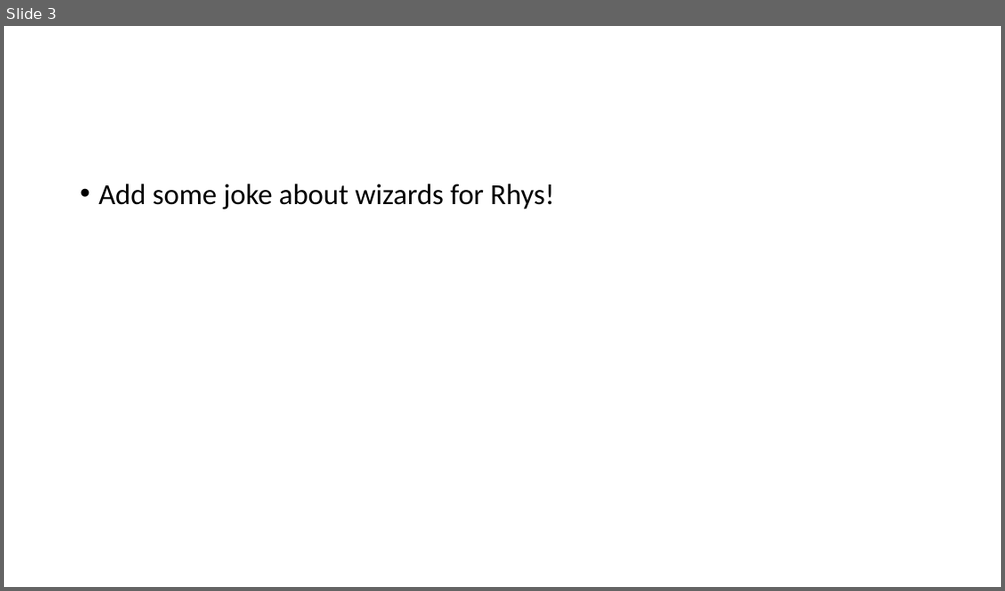
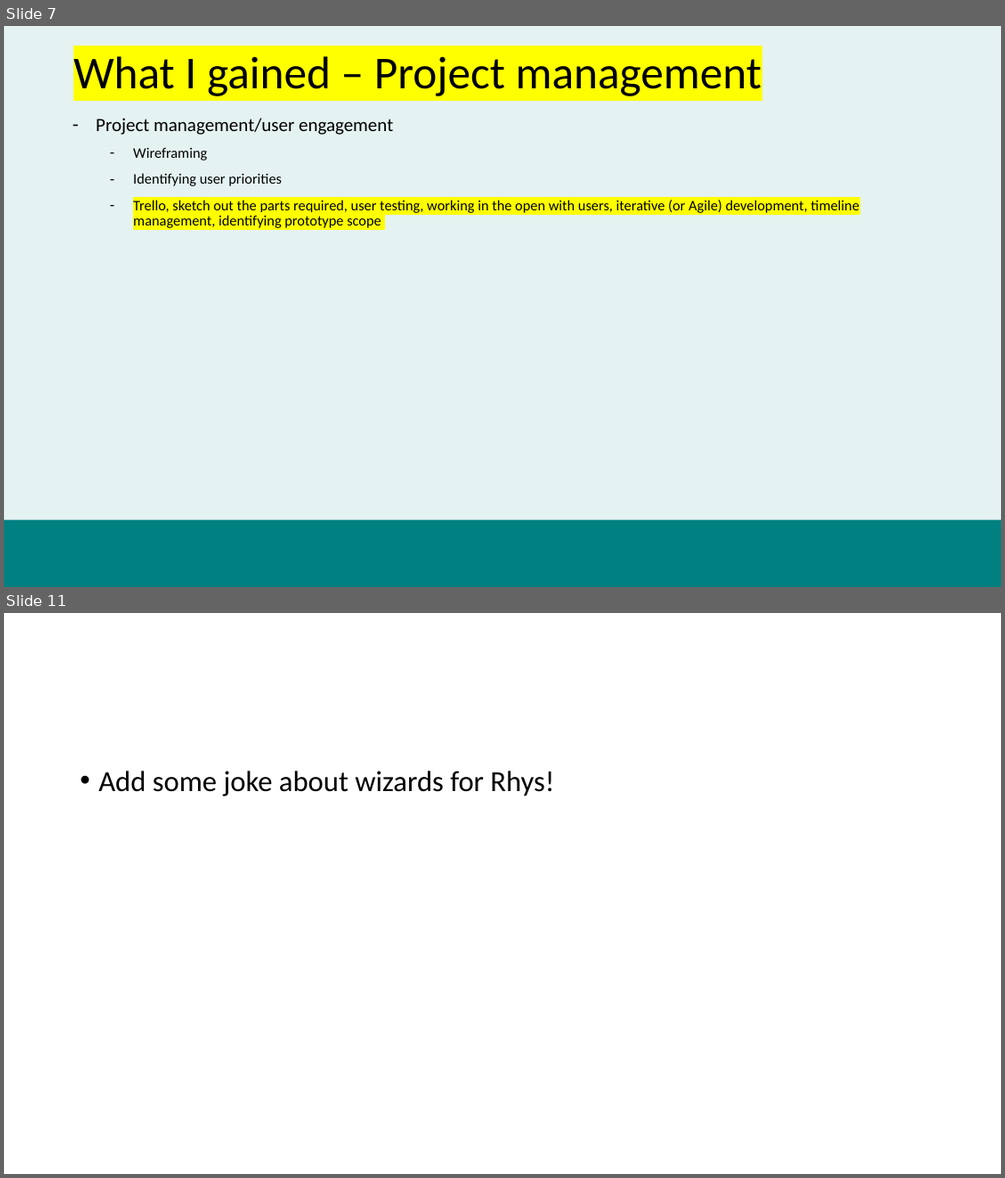
Before and after one commit to datasciencecampus/uk-parliament-stats, a slide deck: user-engagement/fpp-presentation.pptx. Shown one above the other, each under a label of ours: slide 3 before the commit, slides 7 and 11 after it; the slides between them are not shown. The pictures are 1005x591 and 1005x1178 pixels, drawn with LibreOffice and Linux fonts; fonts in the diff are those of the drawing; background and template pictures are left out. Boxes give left, top, right and bottom in pixels: in the first picture for what was removed or moved away, otherwise in the second. Text is boxed around its words. In the diff, an @@ line names an element or a change of style, - is before the commit and + after.

```diff
--- a/user-engagement/fpp-presentation.pptx
+++ b/user-engagement/fpp-presentation.pptx
@@ slide 7 added at (4, 26, 1001, 587), background #008080 at 10% opacity @@
@@ title added at (73, 56, 761, 96), 44 pt, text #000000 @@
+What I gained – Project management
@@ text added at (96, 118, 859, 228), 14 pt, text #000000 @@
+– Project management/user engagement
+  – Wireframing
+  – Identifying user priorities
+  – Trello, sketch out the parts required, user testing, working in the open with users, iterative (or Agile) development, timeline management, identifying prototype scope
@@ rectangle added at (4, 520, 1001, 587), fill #008080 @@
@@ what was slide 3 is now slide 11 @@
```
Also in this commit, not shown: 1 slide changed, 8 other slides added, 2 slides removed, 1 other file.
